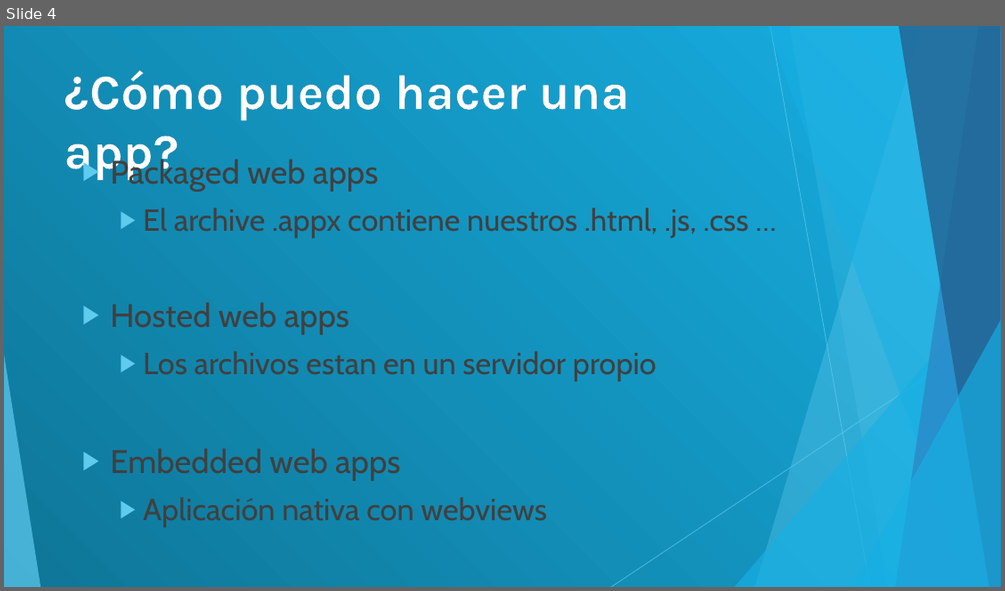
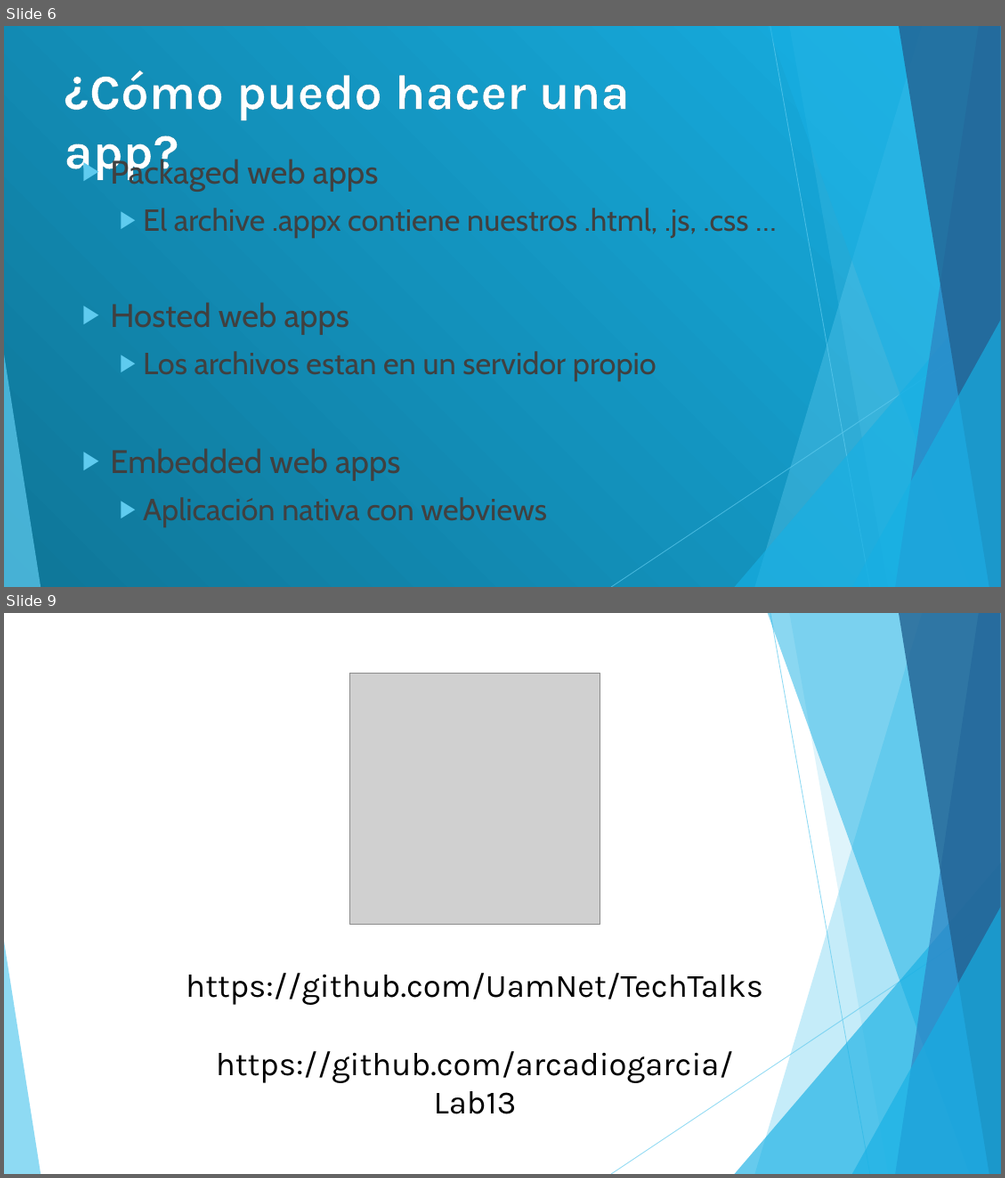
Before and after one commit to UamNet/TechTalks, a slide deck: W10 JS apps - Arcadio Garcia/W10 JS apps.pptx. Shown one above the other, each under a label of ours: slide 4 before the commit, slides 6 and 9 after it; the slides between them are not shown. The pictures are 1005x591 and 1005x1178 pixels, drawn with LibreOffice and Linux fonts; fonts in the diff are those of the drawing; grey boxes stand for pictures; background and template pictures are left out. Boxes give left, top, right and bottom in pixels: in the first picture for what was removed or moved away, otherwise in the second. Text is boxed around its words. In the diff, an @@ line names an element or a change of style, - is before the commit and + after.

```diff
--- a/W10 JS apps - Arcadio Garcia/W10 JS apps.pptx
+++ b/W10 JS apps - Arcadio Garcia/W10 JS apps.pptx
@@ slide 9 added at (x1=4, y1=613, x2=1001, y2=1174), background #FFFFFF; not listed: 10 template elements that a slide beside it also shows @@
@@ picture added at (x1=350, y1=674, x2=600, y2=924) @@
@@ text added at (x1=186, y1=973, x2=763, y2=1083), 32 pt, text #000000 @@
+https://github.com/UamNet/TechTalks
+https://github.com/arcadiogarcia/Lab13
@@ what was slide 4 is now slide 6 @@
```
Also in this commit, not shown: 3 other slides added, 1 slide removed, 3 other files.
